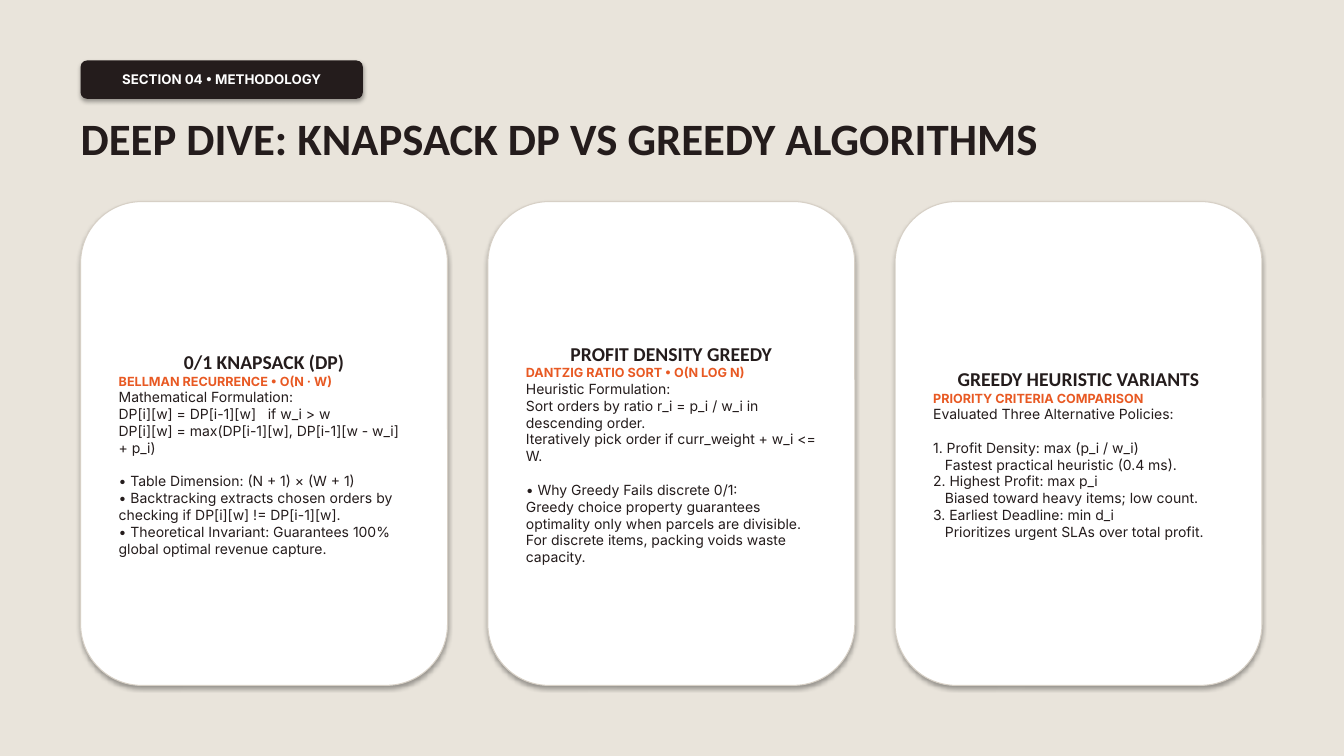
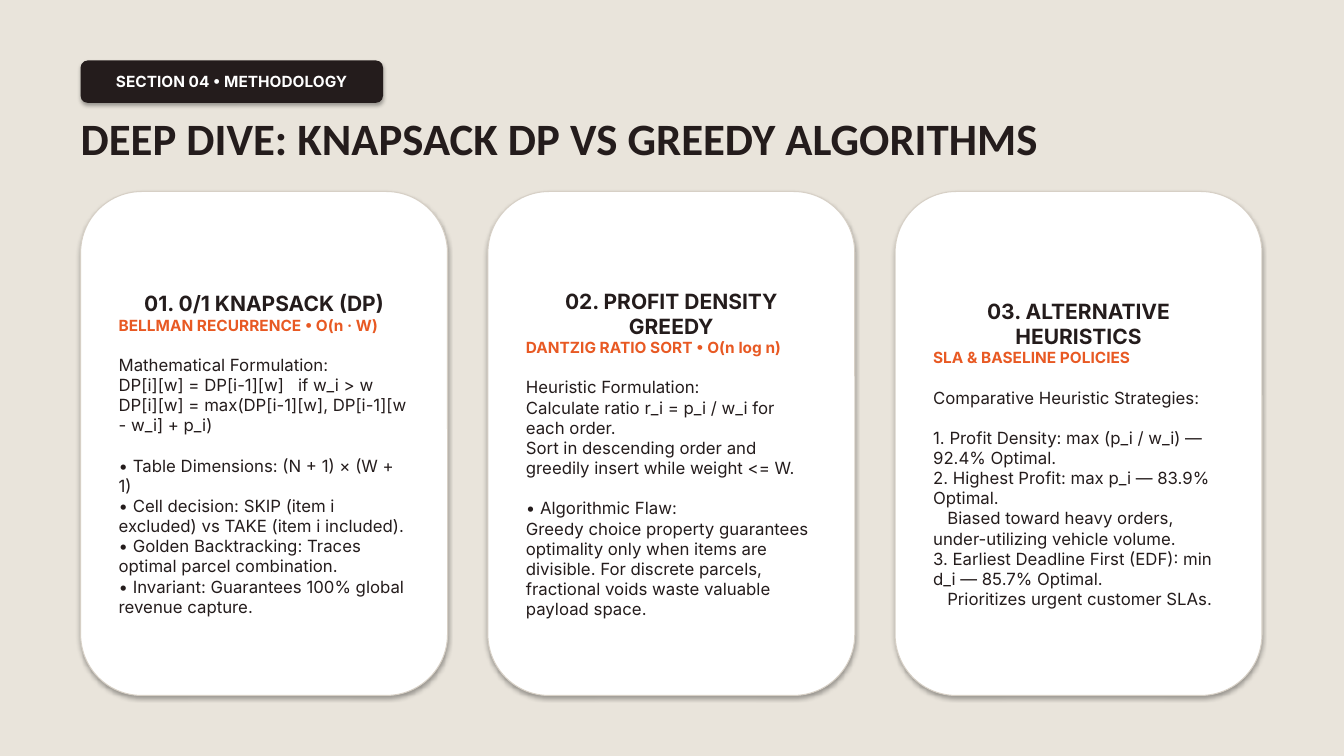
Before and after one commit to Himanshu-Git-101/DAA_PBL, a slide deck: slide 9 of SmartRoute_Presentation.pptx. Drawn at 1344x756 pixels with LibreOffice and Linux fonts; fonts in the diff are those of the drawing. Boxes give left, top, right and bottom in pixels: in the first picture for what was removed or moved away, otherwise in the second. Text is boxed around its words. In the diff, an @@ line names an element or a change of style, - is before the commit and + after.

```diff
--- a/SmartRoute_Presentation.pptx
+++ b/SmartRoute_Presentation.pptx
@@ rounded rectangle "SECTION 04 • METHODOLOGY": place and size @@
-rounded rectangle "SECTION 04 • METHODOLOGY" at bbox=[81, 60, 363, 99]
+rounded rectangle "SECTION 04 • METHODOLOGY" at bbox=[81, 60, 383, 103]
@@ rounded rectangle "SECTION 04 • METHODOLOGY" at bbox=[81, 60, 383, 103]: size 9.5 to 11 pt @@
@@ rounded rectangle "01. 0/1 KNAPSACK (DP)": place and size @@
-rounded rectangle "01. 0/1 KNAPSACK (DP)" at bbox=[81, 202, 448, 686]
+rounded rectangle "01. 0/1 KNAPSACK (DP)" at bbox=[81, 192, 448, 696]
@@ rounded rectangle "02. PROFIT DENSITY GREEDY": place and size @@
-rounded rectangle "02. PROFIT DENSITY GREEDY" at bbox=[488, 202, 855, 686]
+rounded rectangle "02. PROFIT DENSITY GREEDY" at bbox=[488, 192, 855, 696]
@@ rounded rectangle "03. ALTERNATIVE HEURISTICS": place and size @@
-rounded rectangle "03. ALTERNATIVE HEURISTICS" at bbox=[895, 202, 1262, 686]
+rounded rectangle "03. ALTERNATIVE HEURISTICS" at bbox=[895, 192, 1262, 696]
@@ text in rounded rectangle at bbox=[119, 294, 406, 617]: text changed; size 10 to 12 pt @@
-0/1 KNAPSACK (DP)
-BELLMAN RECURRENCE • O(N · W)
-Mathematical Formulation:
-DP[i][w] = DP[i-1][w] if w_i > w
-DP[i][w] = max(DP[i-1][w], DP[i-1][w - w_i] + p_i)
-• Table Dimension: (N + 1) × (W + 1)
-• Backtracking extracts chosen orders by checking if DP[i][w] != DP[i-1][w].
-• Theoretical Invariant: Guarantees 100% global optimal revenue capture.
+01. 0/1 KNAPSACK (DP)
+BELLMAN RECURRENCE • O(n · W)
+Mathematical Formulation:
+DP[i][w] = DP[i-1][w] if w_i > w
+DP[i][w] = max(DP[i-1][w], DP[i-1][w - w_i] + p_i)
+• Table Dimensions: (N + 1) × (W + 1)
+• Cell decision: SKIP (item i excluded) vs TAKE (item i included).
+• Golden Backtracking: Traces optimal parcel combination.
+• Invariant: Guarantees 100% global revenue capture.
@@ text in rounded rectangle at bbox=[526, 293, 808, 619]: text changed; size 10 to 12 pt @@
-PROFIT DENSITY GREEDY
-DANTZIG RATIO SORT • O(N LOG N)
-Heuristic Formulation:
-Sort orders by ratio r_i = p_i / w_i in descending order.
-Iteratively pick order if curr_weight + w_i <= W.
-• Why Greedy Fails discrete 0/1:
-Greedy choice property guarantees optimality only when parcels are divisible. For discrete items, packing voids waste capacity.
+02. PROFIT DENSITY GREEDY
+DANTZIG RATIO SORT • O(n log n)
+Heuristic Formulation:
+Calculate ratio r_i = p_i / w_i for each order.
+Sort in descending order and greedily insert while weight <= W.
+• Algorithmic Flaw:
+Greedy choice property guarantees optimality only when items are divisible. For discrete parcels, fractional voids waste valuable payload space.
@@ text in rounded rectangle at bbox=[933, 303, 1212, 609]: text changed; size 10 to 12 pt @@
-GREEDY HEURISTIC VARIANTS
-PRIORITY CRITERIA COMPARISON
-Evaluated Three Alternative Policies:
-1. Profit Density: max (p_i / w_i)
-Fastest practical heuristic (0.4 ms).
-2. Highest Profit: max p_i
-Biased toward heavy items; low count.
-3. Earliest Deadline: min d_i
-Prioritizes urgent SLAs over total profit.
+03. ALTERNATIVE HEURISTICS
+SLA & BASELINE POLICIES
+Comparative Heuristic Strategies:
+1. Profit Density: max (p_i / w_i) — 92.4% Optimal.
+2. Highest Profit: max p_i — 83.9% Optimal.
+Biased toward heavy orders, under-utilizing vehicle volume.
+3. Earliest Deadline First (EDF): min d_i — 85.7% Optimal.
+Prioritizes urgent customer SLAs.
```
Also in this commit, not shown: 12 other slides changed, 4 slides added, 4 slides removed, 16 other files.
